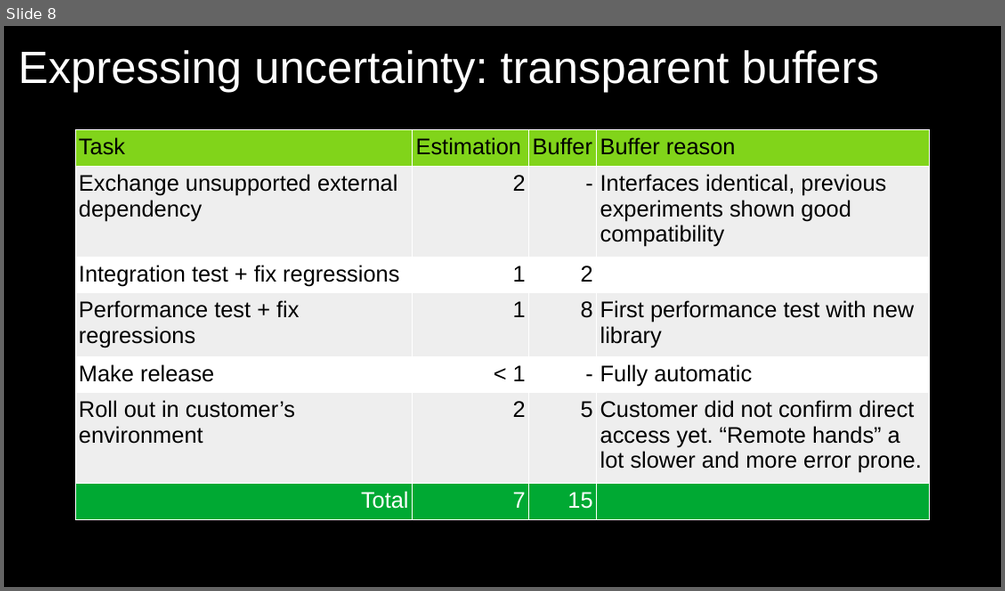
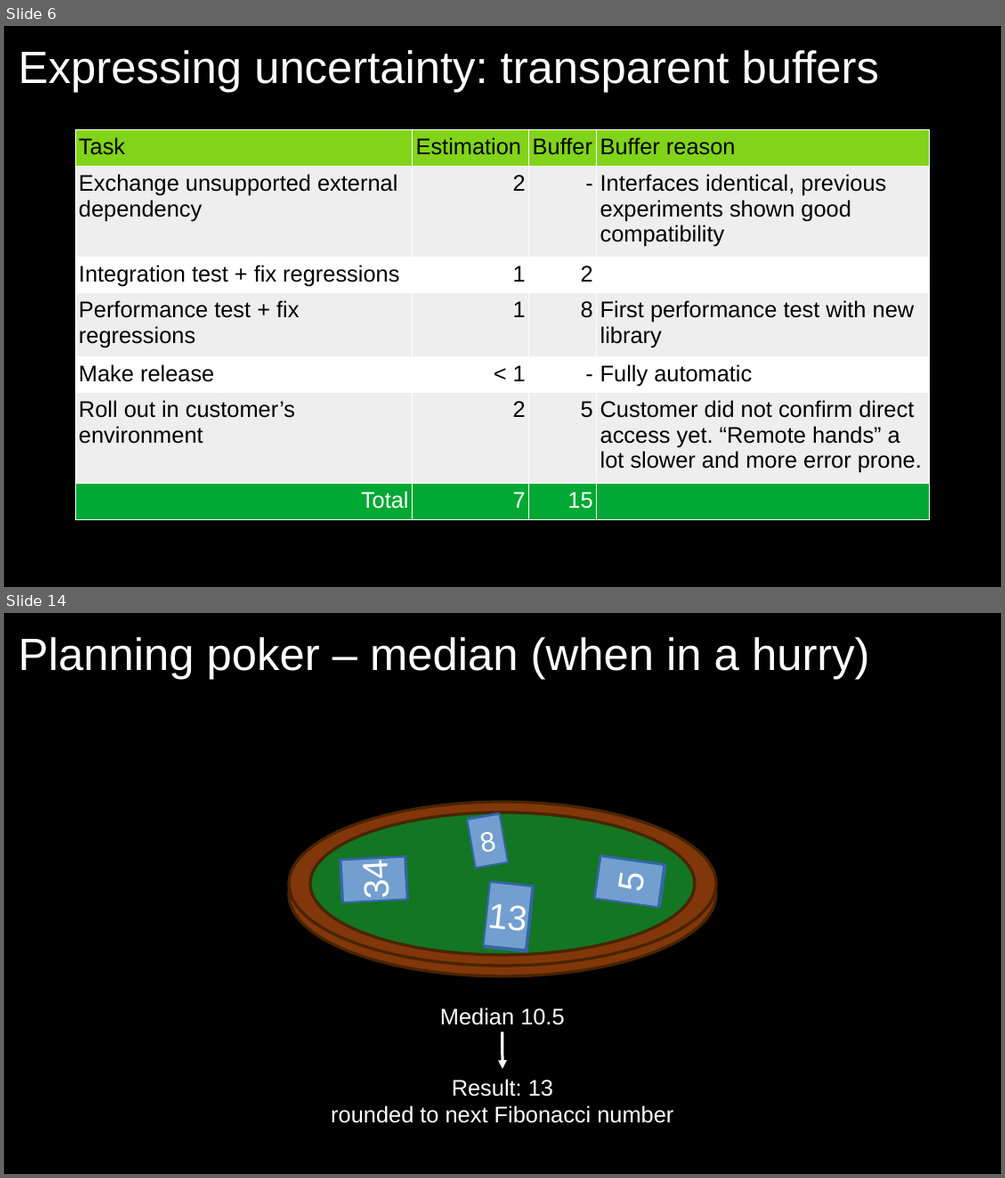
Before and after one commit to exasol/tutorials, a slide deck: estimating/estimating.odp. Shown one above the other, each under a label of ours: slide 8 before the commit, slides 6 and 14 after it; the slides between them are not shown. The pictures are 1005x591 and 1005x1178 pixels, drawn with LibreOffice and Linux fonts; fonts in the diff are those of the drawing; grey boxes stand for pictures. Boxes give left, top, right and bottom in pixels: in the first picture for what was removed or moved away, otherwise in the second. Text is boxed around its words. In the diff, an @@ line names an element or a change of style, - is before the commit and + after.

```diff
--- a/estimating/estimating.odp
+++ b/estimating/estimating.odp
@@ slide 14 added at (4,613,1001,1174), background #000000 @@
@@ title added at (18,637,870,679), 36 pt, text #FFFFFF @@
+Planning poker – median (when in a hurry)
@@ ellipse added at (289,812,716,976), fill #813709, outline #492300 0.85 pt @@
@@ ellipse added at (289,813,716,977), fill #813709, outline #492300 2.3 pt @@
@@ ellipse added at (289,802,716,965), fill #813709, outline #492300 2.3 pt @@
@@ ellipse added at (311,812,695,954), fill #127622, outline #492300 2.3 pt @@
@@ rectangle added at (467,814,508,868), fill #729FCF, outline #3465A4 1.5 pt, 22 pt, text #FFFFFF @@
+8
@@ group added at (467,812,509,868): 3 freeform shapes, 1 picture @@
@@ rectangle added at (340,857,406,902), fill #729FCF, outline #3465A4 1.5 pt, 28 pt, text #FFFFFF @@
+34
@@ group added at (339,855,409,903): 3 freeform shapes, 1 picture @@
@@ rectangle added at (595,857,664,908), fill #729FCF, outline #3465A4 1.5 pt, 28 pt, text #FFFFFF @@
+5
@@ group added at (594,854,667,908): 3 freeform shapes, 1 picture @@
@@ rectangle added at (484,883,533,950), fill #729FCF, outline #3465A4 1.5 pt, 28 pt, text #FFFFFF @@
+13
@@ group added at (484,881,535,953): 3 freeform shapes, 1 picture @@
@@ text added at (440,1007,564,1025), 18 pt, text #FFFFFF @@
+Median 10.5
@@ arrow added from (502, 1032) to (502, 1069), #FFFFFF 2.3 pt @@
@@ text added at (331,1078,673,1123), 18 pt, text #FFFFFF @@
+Result: 13
+rounded to next Fibonacci number
@@ what was slide 8 is now slide 6 @@
```
Also in this commit, not shown: 2 slides changed, 15 other slides added.
